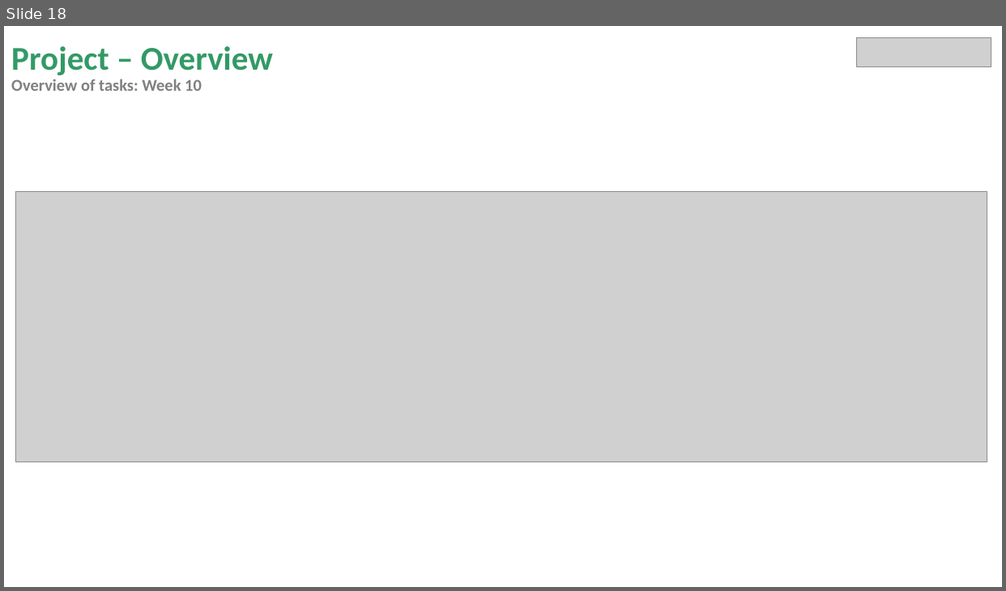
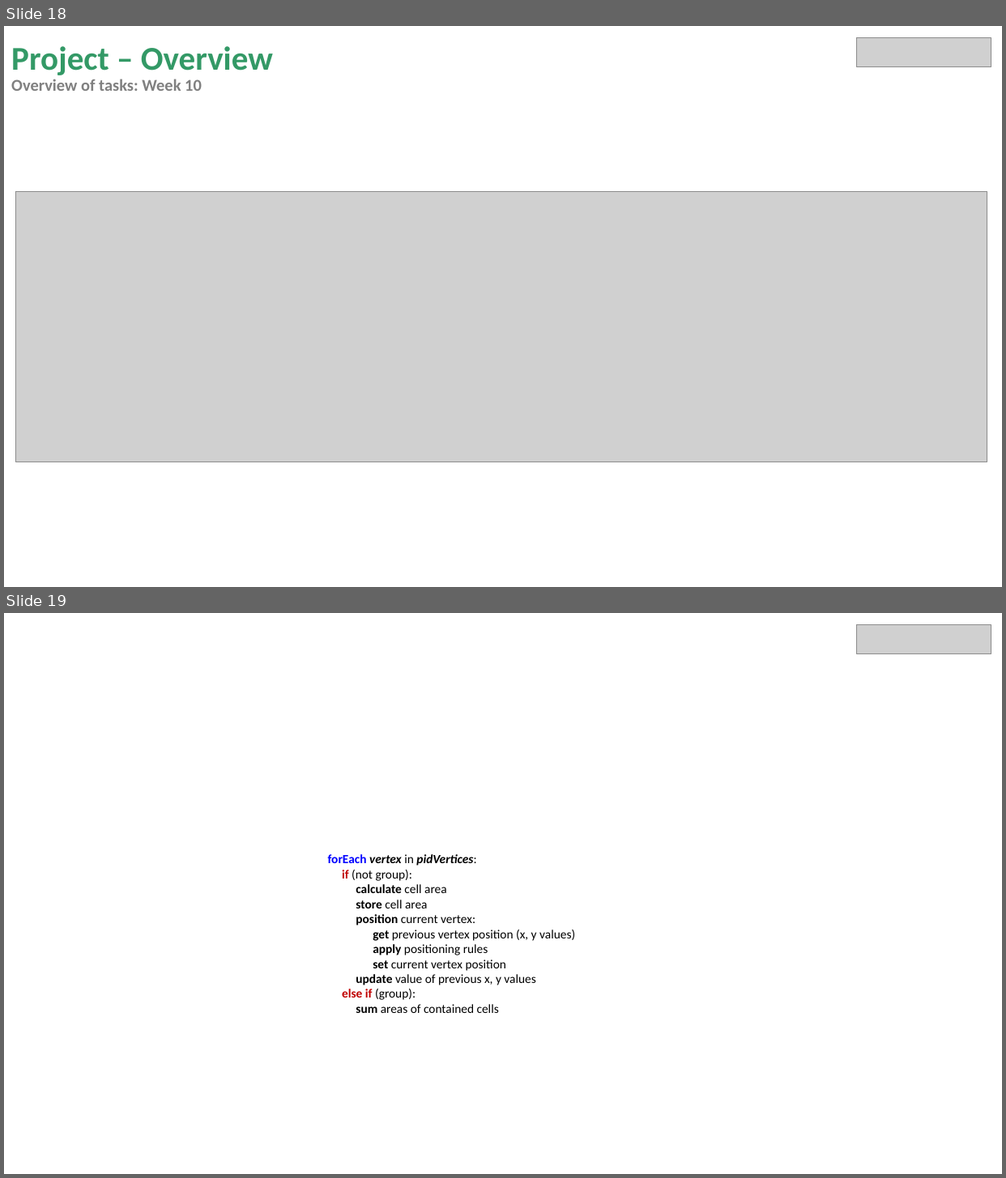
Before and after one commit to miguelrk/tum-mw-bachelorarbeit, a slide deck: 3 Entwicklungsphase/weekly_meeting_14.pptx. Shown one above the other, each under a label of ours: slide 18 before the commit, slides 18 and 19 after it. The pictures are 1006x591 and 1006x1178 pixels, drawn with LibreOffice and Linux fonts; fonts in the diff are those of the drawing; grey boxes stand for pictures. Boxes give left, top, right and bottom in pixels: in the first picture for what was removed or moved away, otherwise in the second. Text is boxed around its words. In the diff, an @@ line names an element or a change of style, - is before the commit and + after.

```diff
--- a/3 Entwicklungsphase/weekly_meeting_14.pptx
+++ b/3 Entwicklungsphase/weekly_meeting_14.pptx
@@ slide 19 added at bbox=[4, 613, 1002, 1174], background #FFFFFF @@
@@ picture added at bbox=[857, 624, 991, 653] @@
@@ text added at bbox=[328, 854, 575, 1013], 12 pt, text #000000 @@
+forEach vertex in pidVertices:
+if (not group):
+calculate cell area
+store cell area
+position current vertex:
+get previous vertex position (x, y values)
+apply positioning rules
+set current vertex position
+update value of previous x, y values
+else if (group):
+sum areas of contained cells
```
Also in this commit, not shown: 5 slides changed, 2 other slides added, 2 slides removed, 9 other files.
